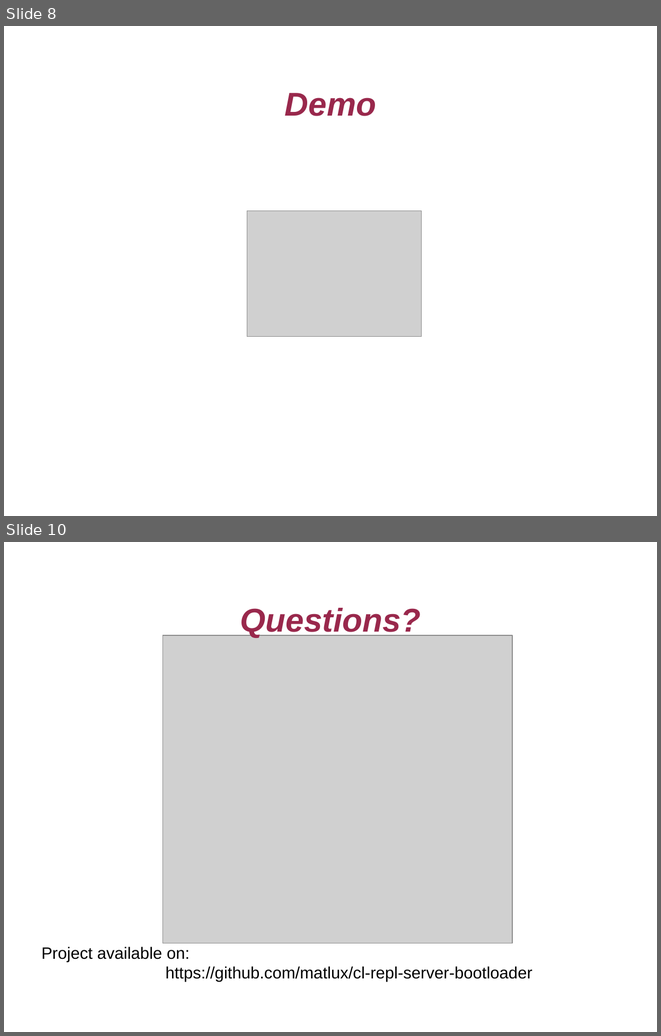
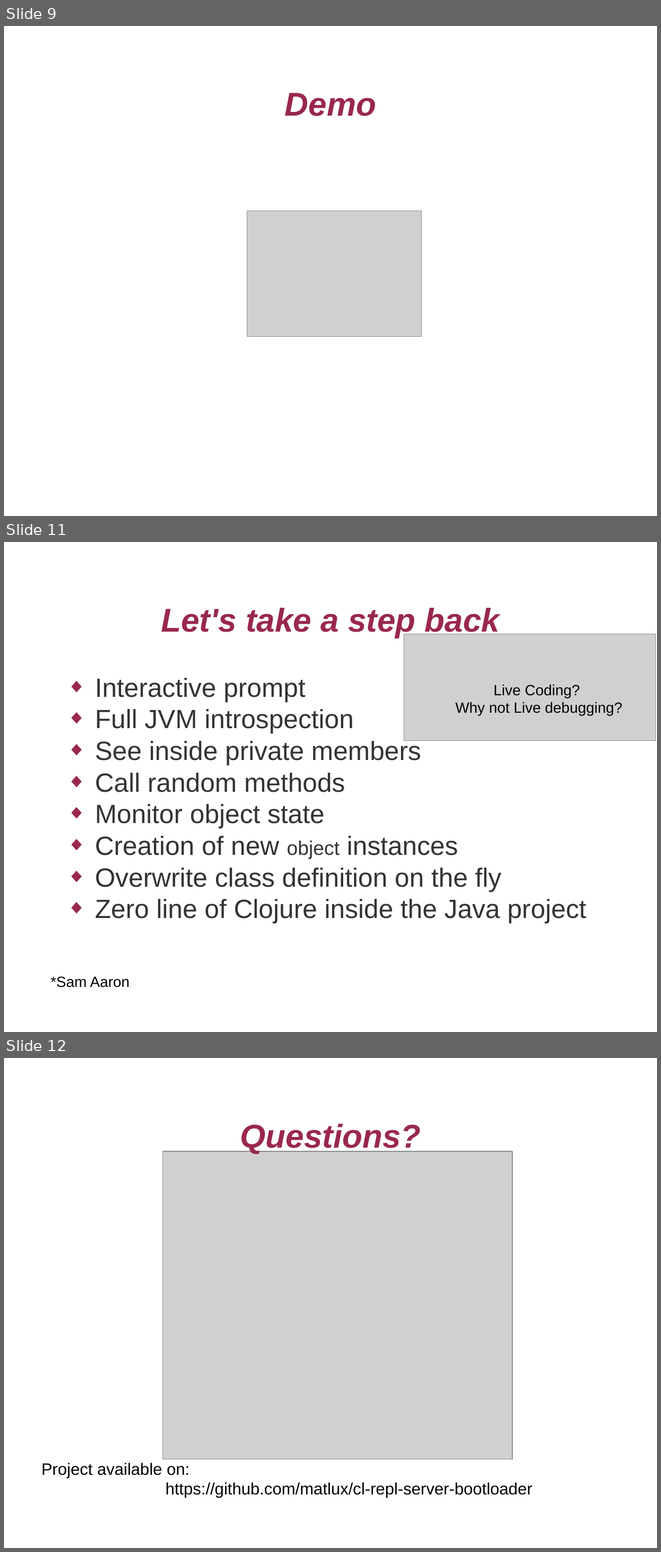
Before and after one commit to matlux/jvm-breakglass, a slide deck: presentation/skillsmatter_nreplboot_pres.odp. Shown one above the other, each under a label of ours: slides 8 and 10 before the commit, slides 9, 11 and 12 after it; the slides between them are not shown. The pictures are 661x1036 and 661x1552 pixels, drawn with LibreOffice and Linux fonts; fonts in the diff are those of the drawing; grey boxes stand for pictures. Boxes give left, top, right and bottom in pixels: in the first picture for what was removed or moved away, otherwise in the second. Text is boxed around its words. In the diff, an @@ line names an element or a change of style, - is before the commit and + after.

```diff
--- a/presentation/skillsmatter_nreplboot_pres.odp
+++ b/presentation/skillsmatter_nreplboot_pres.odp
@@ slide 11 added at [4, 542, 657, 1032], background #FFFFFF @@
@@ title added at [161, 608, 500, 637], 40 pt, text #99284C, bold, italic @@
+Let's take a step back
@@ picture added at [404, 634, 656, 741] @@
@@ text added at [95, 678, 586, 923], 32 pt, text #333333 @@
+◆ Interactive prompt
+◆ Full JVM introspection
+◆ See inside private members
+◆ Call random methods
+◆ Monitor object state
+◆ Creation of new object instances
+◆ Overwrite class definition on the fly
+◆ Zero line of Clojure inside the Java project
@@ text added at [456, 684, 623, 716], 18 pt, text #000000 @@
+Live Coding?
+Why not Live debugging?
@@ text added at [51, 976, 130, 987], 18 pt, text #000000 @@
+*Sam Aaron
@@ what was slide 8 is now slide 9 @@
@@ what was slide 10 is now slide 12 @@
```
Also in this commit, not shown: 2 slides changed, 1 other slide added, 1 other file.
